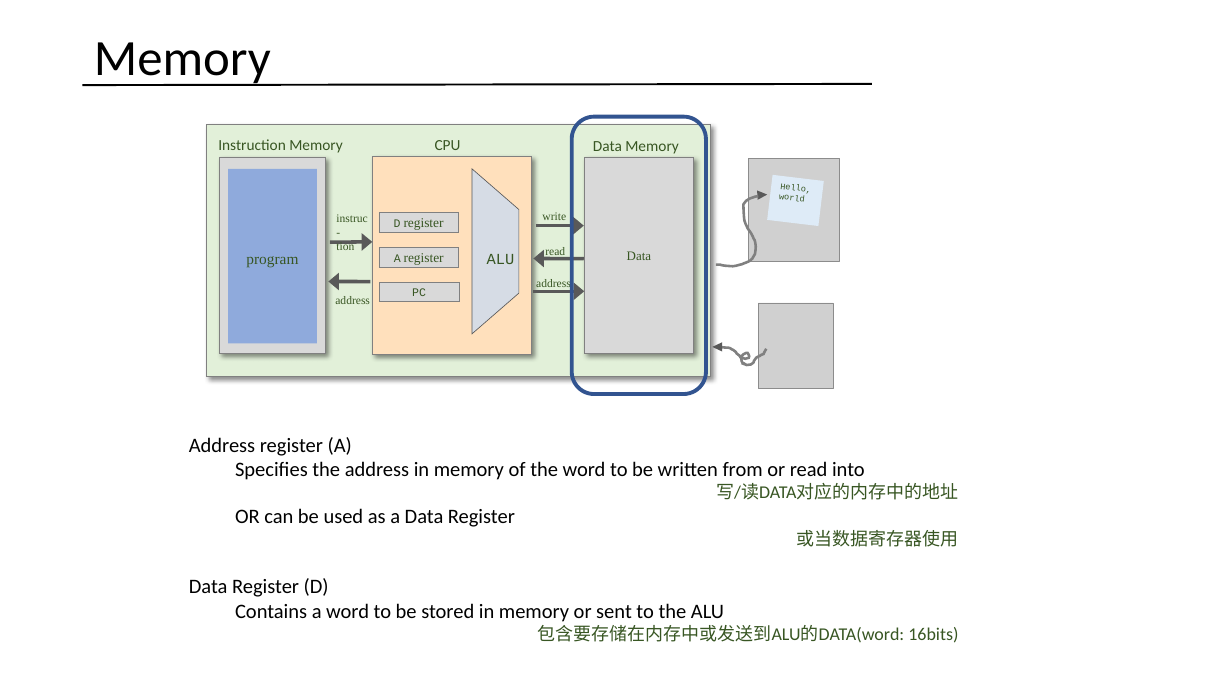
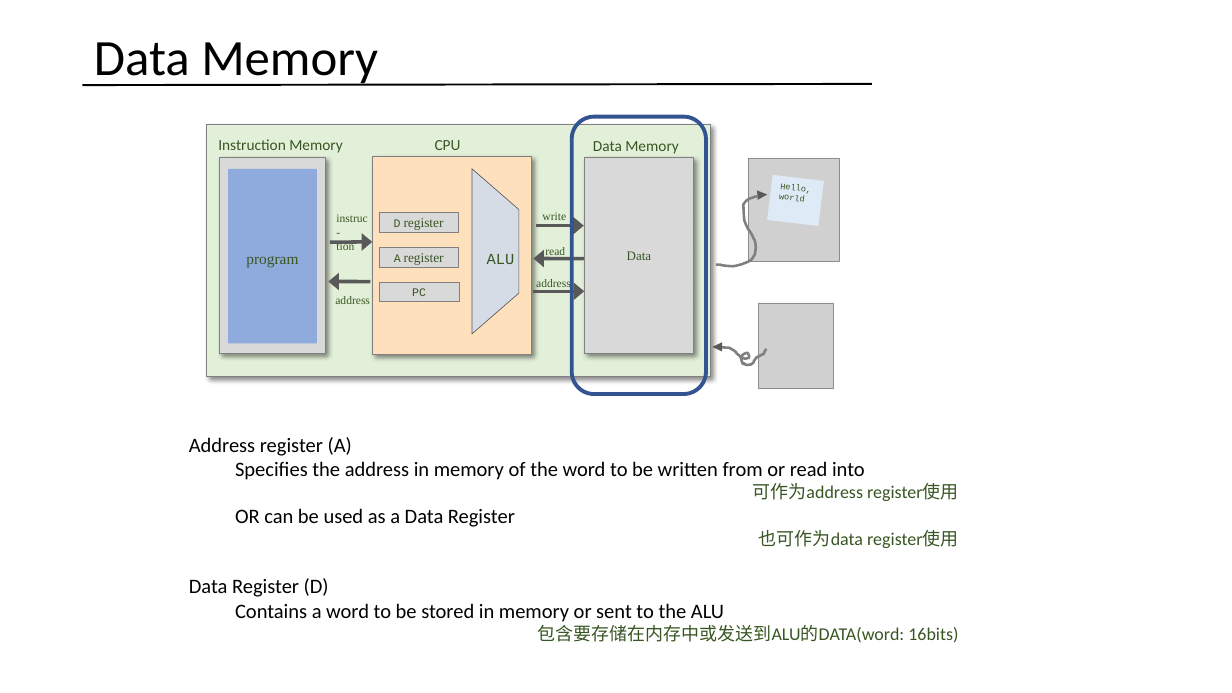
Before and after one commit to vcboy1/Leeds, a slide deck: slide 5 of 26fall/1860/Lecture/Week1.9/Lec 1.9.1 Memory II.pptx. Drawn at 1232x693 pixels with LibreOffice and Linux fonts; fonts in the diff are those of the drawing; grey boxes stand for pictures. Boxes give left, top, right and bottom in pixels: in the first picture for what was removed or moved away, otherwise in the second. Text is boxed around its words. In the diff, an @@ line names an element or a change of style, - is before the commit and + after.

```diff
--- a/26fall/1860/Lecture/Week1.9/Lec 1.9.1 Memory II.pptx
+++ b/26fall/1860/Lecture/Week1.9/Lec 1.9.1 Memory II.pptx
@@ title at (94, 42, 378, 86): text changed @@
-Memory
+Data Memory
@@ text at (752, 483, 959, 501): text changed @@
-  写/读DATA对应的内存中的地址
+  可作为address register使用
@@ text at (759, 530, 959, 548): text changed @@
-  或当数据寄存器使用
+  也可作为data register使用
```
Also in this commit, not shown: 17 other slides changed, 6 other files.
